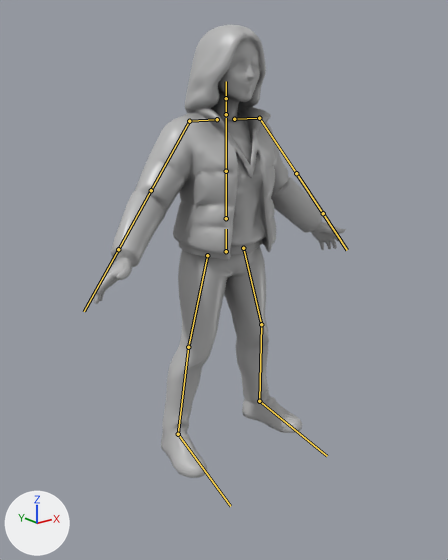
Two versions of the glTF model app/story/models/vecina.glb, one commit apart.
Rendered twice from a 50 mm lens placed at (-1.539, -1.883, 1.503), pointed at (-0.052, -0.024, 0.76). The axes (+X, +Y, +Z) are drawn at lower left. The lights are the same throughout. The picture after the commit comes second. The bones that bend it are drawn over the model as lines.

Names of what the first picture shows: 'vecina'.
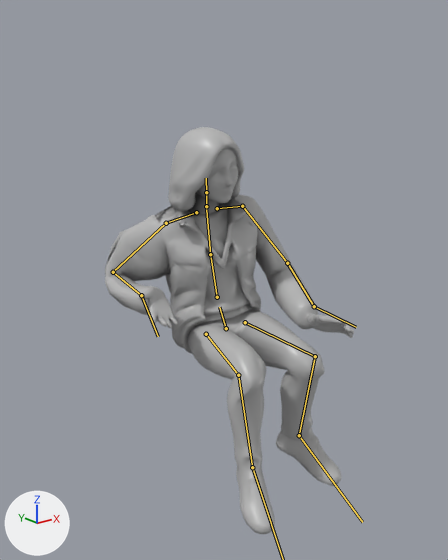
The newer file adds an action. The first version stands in its rest pose; the second is drawn at frame 114 of the action 'SitTalk'.

Changed parts and their boxes [x1, y1, x2, y2] in the pictures (448 x 560 px):
'vecina', posed (10% shorter)
    before: [94, 25, 346, 478]
    after: [105, 127, 354, 534]
bone 'hips', root to tip
    before: (226, 251) to (226, 229)
    after: (226, 328) to (219, 307)
bone 'spine', root to tip
    before: (226, 218) to (226, 171)
    after: (217, 297) to (210, 254)
bone 'chest', root to tip
    before: (226, 171) to (226, 118)
    after: (210, 254) to (206, 209)
bone 'neck', root to tip
    before: (226, 114) to (226, 98)
    after: (206, 206) to (206, 192)
bone 'head', root to tip
    before: (226, 98) to (226, 81)
    after: (206, 192) to (206, 178)
bone 'shoulder.L', root to tip
    before: (234, 119) to (259, 118)
    after: (217, 208) to (242, 206)
bone 'upper_arm.L', root to tip
    before: (259, 118) to (296, 173)
    after: (242, 206) to (287, 263)
bone 'forearm.L', root to tip
    before: (296, 173) to (323, 213)
    after: (287, 263) to (314, 306)
bone 'hand.L', root to tip
    before: (323, 213) to (347, 250)
    after: (314, 306) to (356, 327)
bone 'shoulder.R', root to tip
    before: (217, 119) to (189, 121)
    after: (196, 212) to (166, 223)
bone 'upper_arm.R', root to tip
    before: (189, 121) to (151, 190)
    after: (166, 223) to (113, 272)
bone 'forearm.R', root to tip
    before: (151, 190) to (118, 249)
    after: (113, 272) to (141, 295)
bone 'hand.R', root to tip
    before: (118, 249) to (84, 311)
    after: (141, 295) to (158, 336)
bone 'thigh.L', root to tip
    before: (243, 248) to (261, 324)
    after: (245, 322) to (315, 356)
bone 'shin.L', root to tip
    before: (261, 324) to (259, 401)
    after: (315, 356) to (299, 435)
bone 'foot.L', root to tip
    before: (259, 401) to (327, 456)
    after: (299, 435) to (362, 522)
bone 'thigh.R', root to tip
    before: (207, 255) to (188, 347)
    after: (206, 334) to (238, 375)
bone 'shin.R', root to tip
    before: (188, 347) to (178, 434)
    after: (238, 375) to (252, 467)

The change in detail:
Bone 'hips' (bone_hips) moves from (0.0, 0.0, 0.0) to (0.0, -0.335, 0.0).
Bone 'hips' (bone_hips) turns from (0, 0, 0) to (-26, -10, 5) degrees about its own x, y and z.
Bone 'spine' (bone_spine) turns from (0, 0, 0) to (20, -6, -1) degrees about its own x, y and z.
Bone 'chest' (bone_chest) turns from (0, 0, 0) to (13, -4, 0) degrees about its own x, y and z.
Bone 'neck' (bone_neck) turns from (0, 0, 0) to (5, 14, -3) degrees about its own x, y and z.
Bone 'head' (bone_head) turns from (0, 0, 0) to (-4, 8, 0) degrees about its own x, y and z.
Bone 'shoulder.L' (bone_shoulder_l) turns from (0, 0, 0) to (-11, 3, 14) degrees about its own x, y and z.
Bone 'upper_arm.L' (bone_upper_arm_l) turns from (0, 0, 0) to (-30, 20, -29) degrees about its own x, y and z.
Bone 'forearm.L' (bone_forearm_l) turns from (0, 0, 0) to (-32, -19, -21) degrees about its own x, y and z.
Bone 'hand.L' (bone_hand_l) turns from (0, 0, 0) to (-1, 44, -30) degrees about its own x, y and z.
Bone 'shoulder.R' (bone_shoulder_r) turns from (0, 0, 0) to (-11, -3, -7) degrees about its own x, y and z.
Bone 'upper_arm.R' (bone_upper_arm_r) turns from (0, 0, 0) to (24, -36, 1) degrees about its own x, y and z.
Bone 'forearm.R' (bone_forearm_r) turns from (0, 0, 0) to (-84, 63, 28) degrees about its own x, y and z.
Bone 'hand.R' (bone_hand_r) turns from (0, 0, 0) to (28, 51, 23) degrees about its own x, y and z.
Bone 'thigh.L' (bone_thigh_l) turns from (0, 0, 0) to (-55, -21, -4) degrees about its own x, y and z.
Bone 'shin.L' (bone_shin_l) turns from (0, 0, 0) to (92, -7, -10) degrees about its own x, y and z.
Bone 'foot.L' (bone_foot_l) turns from (0, 0, 0) to (11, -2, 15) degrees about its own x, y and z.
Bone 'thigh.R' (bone_thigh_r) turns from (0, 0, 0) to (-63, 18, -1) degrees about its own x, y and z.
Bone 'shin.R' (bone_shin_r) turns from (0, 0, 0) to (84, 5, 7) degrees about its own x, y and z.
Bone 'foot.R' (bone_foot_r) turns from (0, 0, 0) to (22, -7, -16) degrees about its own x, y and z.
